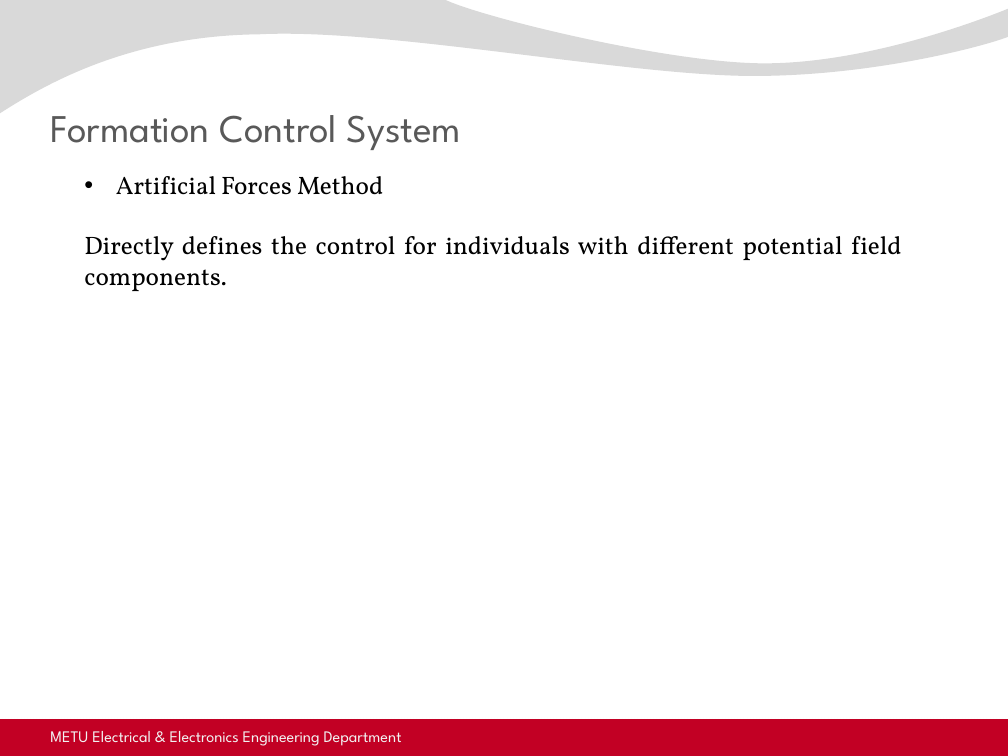
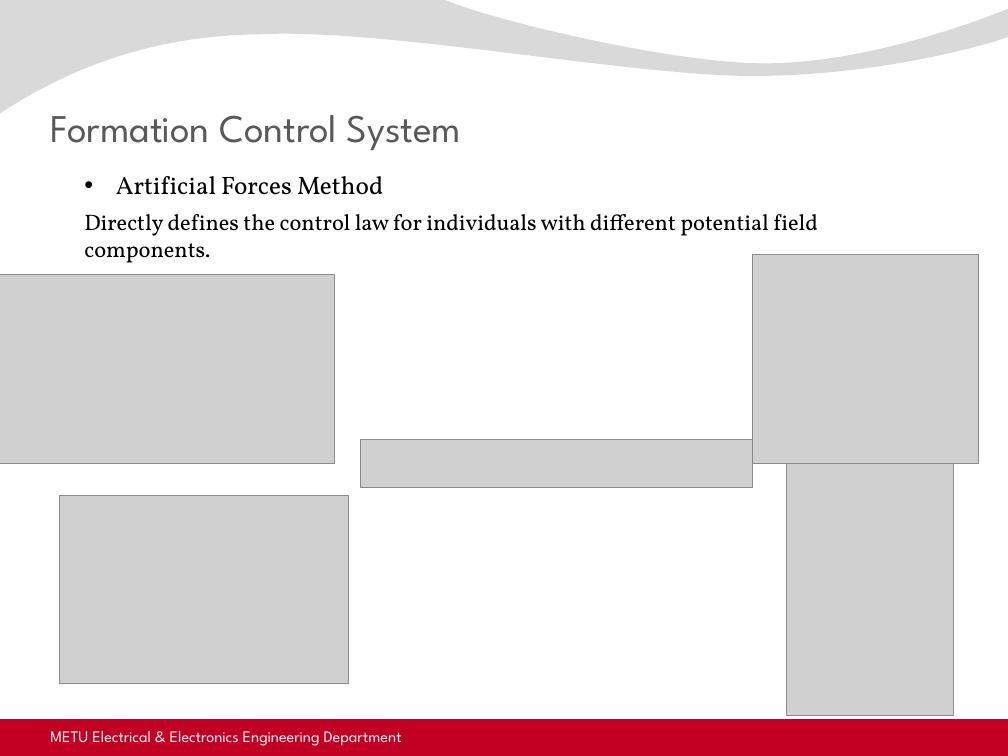
Before and after one commit to kadir4172/formation_control, a slide deck: slide 19 of juri_sunum.pptx. Drawn at 1008x756 pixels with LibreOffice and Linux fonts; fonts in the diff are those of the drawing; grey boxes stand for pictures; background and template pictures are left out. Boxes give left, top, right and bottom in pixels: in the first picture for what was removed or moved away, otherwise in the second. Text is boxed around its words. In the diff, an @@ line names an element or a change of style, - is before the commit and + after.

Commit message:
[update] formation control part added to presenta

```diff
--- a/juri_sunum.pptx
+++ b/juri_sunum.pptx
@@ text at (84, 236, 901, 291): paragraph removed @@
-Directly defines the control for individuals with different potential field components.
@@ text added at (84, 214, 818, 263), 16 pt, text #000000 @@
+Directly defines the control law for individuals with different potential field components.
@@ picture added at (752, 255, 979, 464) @@
@@ picture added at (0, 274, 335, 464) @@
@@ picture added at (361, 439, 753, 488) @@
@@ picture added at (787, 464, 954, 716) @@
@@ picture added at (59, 495, 349, 683) @@
```
Also in this commit, not shown: 7 other slides changed, 1 other file.
